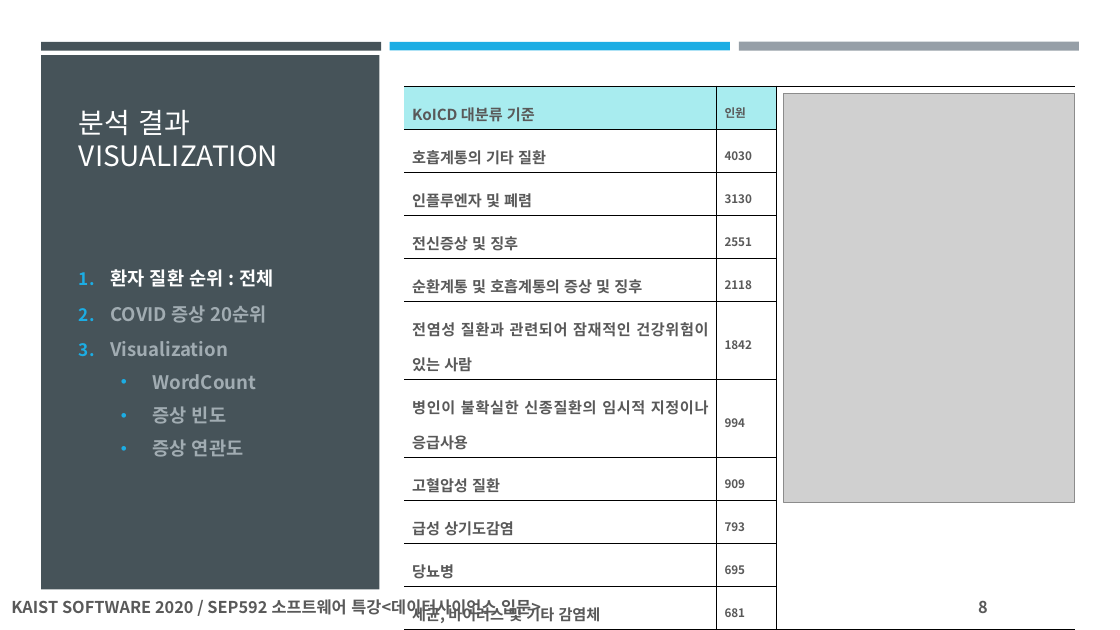
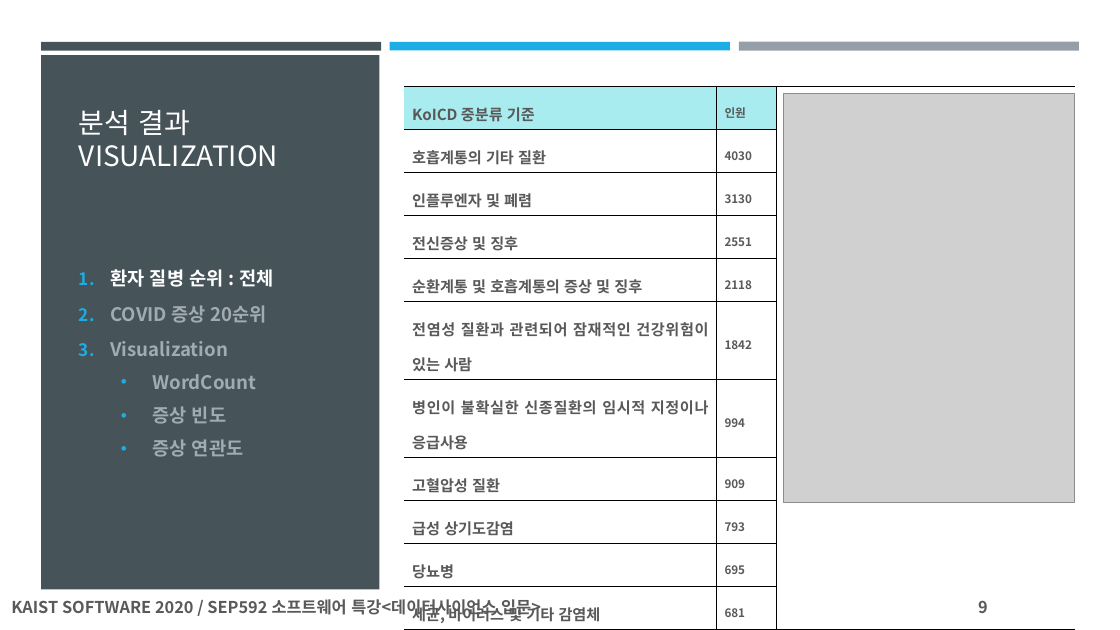
Before and after one commit to steve-lemon/diagnosis-COVID-19, a slide deck: slide 9 of SEP592_팀프로젝트자료B조/Documents/SEP592_데이타사이언스_최종발표_B조_COVID19_증상(정대욱_홍상표_조성민).pptx (slide 8 before the commit). Drawn at 1120x630 pixels with LibreOffice and Linux fonts; fonts in the diff are those of the drawing; grey boxes stand for pictures. Boxes give left, top, right and bottom in pixels: in the first picture for what was removed or moved away, otherwise in the second. Text is boxed around its words. In the diff, an @@ line names an element or a change of style, - is before the commit and + after.

```diff
--- a/SEP592_팀프로젝트자료B조/Documents/SEP592_데이타사이언스_최종발표_B조_COVID19_증상(정대욱_홍상표_조성민).pptx
+++ b/SEP592_팀프로젝트자료B조/Documents/SEP592_데이타사이언스_최종발표_B조_COVID19_증상(정대욱_홍상표_조성민).pptx
@@ table at [404,86,1075,629] @@
-row 1, column 1: KoICD 대분류 기준
+row 1, column 1: KoICD 중분류 기준
@@ text at [110,269,273,287]: text changed @@
-1. 환자 질환 순위 : 전체
+1. 환자 질병 순위 : 전체
```
Also in this commit, not shown: 18 other slides changed, 1 slide added.
